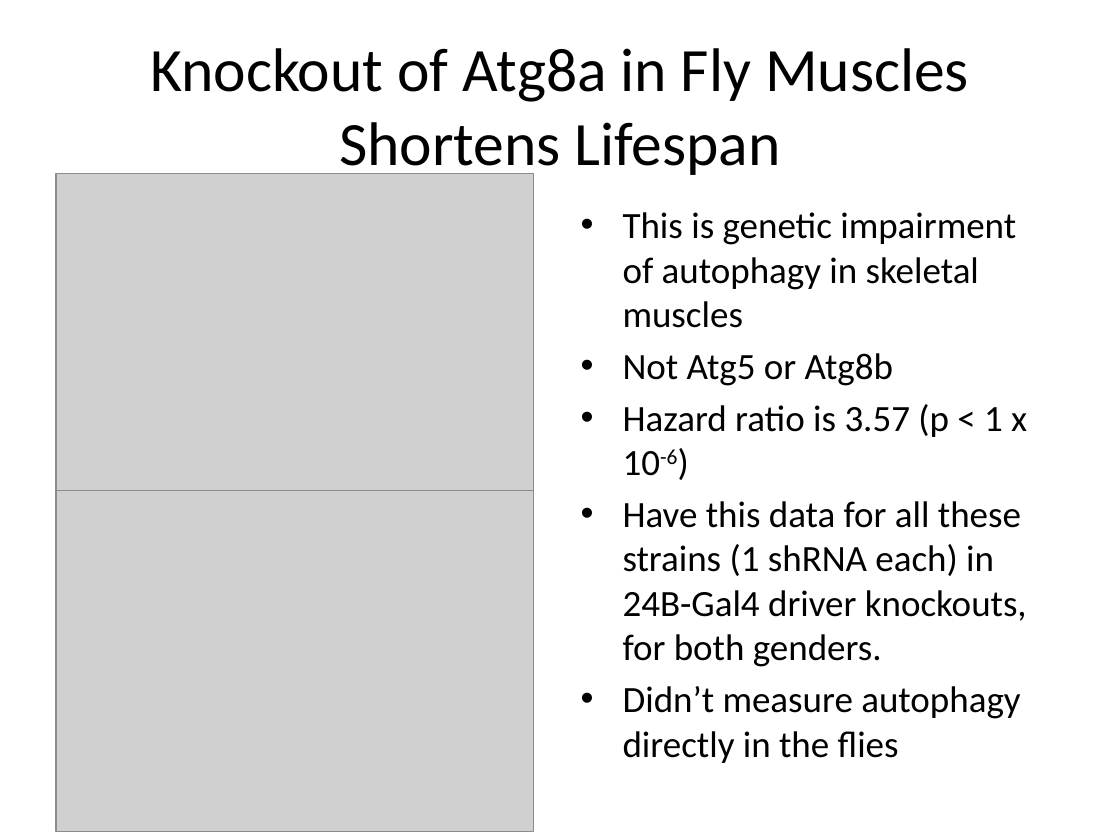
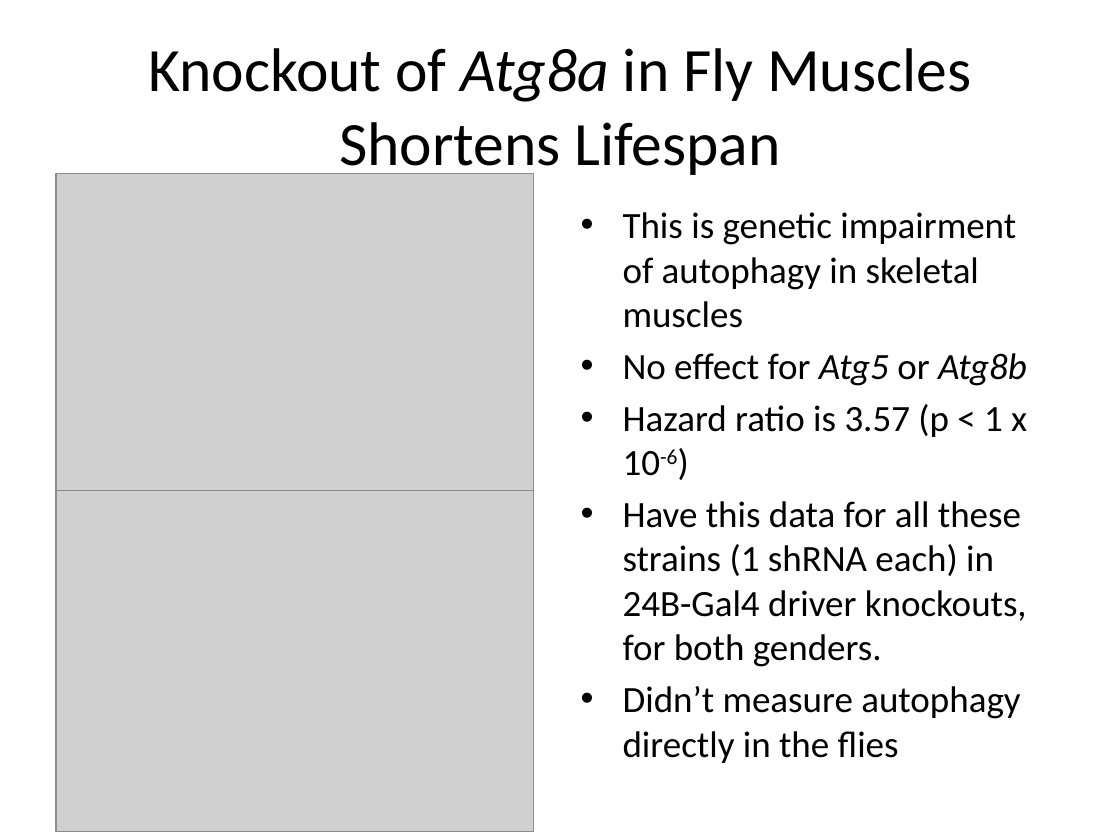
Before and after one commit to BridgesLab/DrosophilaMuscleFunction, a slide deck: slide 7 of Manuscripts/Muscle Tsc1 Aging Paper/Data Summary.pptx. Drawn at 1120x840 pixels with LibreOffice and Linux fonts; fonts in the diff are those of the drawing; grey boxes stand for pictures. Boxes give left, top, right and bottom in pixels: in the first picture for what was removed or moved away, otherwise in the second. Text is boxed around its words. In the diff, an @@ line names an element or a change of style, - is before the commit and + after.

```diff
--- a/Manuscripts/Muscle Tsc1 Aging Paper/Data Summary.pptx
+++ b/Manuscripts/Muscle Tsc1 Aging Paper/Data Summary.pptx
@@ title "Knockout of Atg8a in Fly ..." at (x1=148, y1=48, x2=971, y2=180): italic on in "Atg8a" @@
@@ text at (x1=623, y1=353, x2=1027, y2=386): text changed @@
-• Not Atg5 or Atg8b
+• No effect for Atg5 or Atg8b
```
Also in this commit, not shown: 2 other slides changed, 1 slide added.
